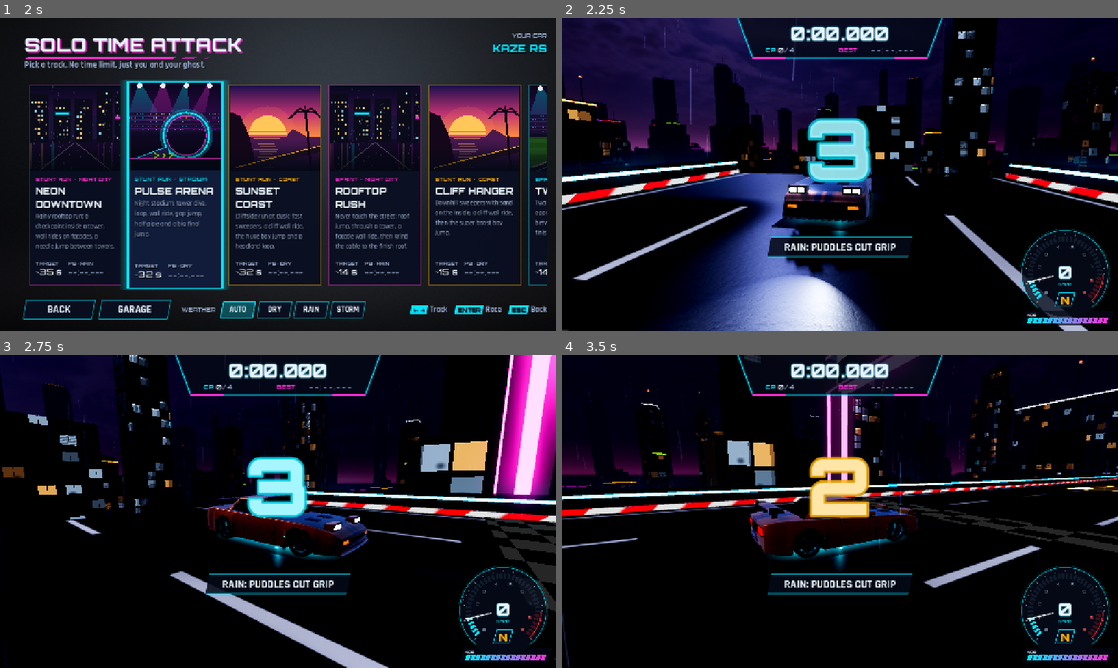
Above: before the commit, frames 1-4 (two rows, left to right).
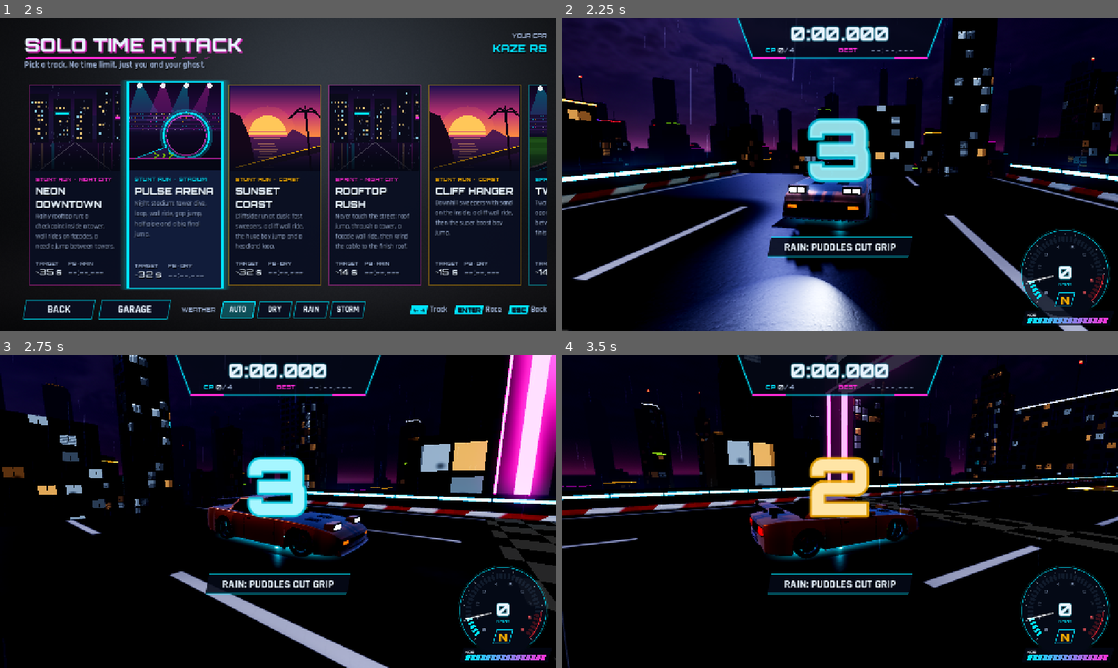
Above: after the commit, the same moments.

Repository: khanhonthetrack/speedfest
Game: Godot game, scene res://ui/main_menu.tscn
Two runs of this game, one before a commit and one after it. Both use one fixed random seed, a clock stepped at 60 frames per second and the inputs below.
Inputs (mouse positions are in pixels of both pictures, inside the frame that each line leads up to):
- Up to frame 1 (2 s): tap Enter at 0.5 s; move the mouse to (400, 158) at 0.52 s; hold D (steer_right) 0.53-1.25 s; hold C (camera_cycle) 0.53-1.25 s; click (400, 158) at 0.67 s; click (127, 130) at 1.25 s
- Up to frame 2 (2.25 s): click (639, 183) at 2.02 s
- Up to frame 3 (2.75 s): no input
- Up to frame 4 (3.5 s): drag from (728, 527) to (812, 574) at 2.77 s

Frame 1 is identical in both runs. In frame 2, 1.5% of the frame differs, in the area x 0-100%, y 45-62%; in frame 3, 1.0%; in frame 4, 1.6%, in the area x 0-100%, y 39-62%.

Commit message:
look (M7 plan steps 6-7): painted, wet, retro-reflective curbs; chamfered LED barrier; real tunnel lighting
- track_stripes: lit paint instead of unshaded stickers (wetness gloss, worn paint, darker curb
  base, small self-glow: 0.1 PC / 0.35 web, 0.2/0.5 for jump hazards, retro-reflection toward the
  camera fading with distance). One shared material per kind and renderer/quality
  (TrackBuilder.stripe_material); Track.apply_weather makes them wet with the road.
- Road paint glow fades with distance (lines near the car pop, not to the horizon).
- Neon barrier: chamfered top (two highlight lines) and 2 m LED modules on the cyan strip
  (material neon_cyan_seam). Collision profile unchanged.
- Tunnels: discrete fixtures every 4 m (housing + lens) instead of two glowing strips, concrete
  ribs every 6 m, real downlight SpotLights every 8 m alternating sides (Forward+ from Medium),
  negative-density FogVolumes inside (High+), no fake sodium glow on Forward+; the web/Low fake
  light comes in pools every 8 m. Material cache keys include the quality.
- test_tracks 134/134, collision faces 20/20, road smooth 30/30, weather 73/73, scenery 45/45.

Co-Authored-By: Claude Opus 5.5 <noreply@anthropic.com>
Claude-Session: https://claude.ai/code/session_01CMDh9pTv1h5xawNJJ9eFH2

Diff:
--- a/game/shaders/road.gdshader
+++ b/game/shaders/road.gdshader
@@ -147,6 +147,9 @@
 	NORMAL_MAP = tex_n;
 	NORMAL_MAP_DEPTH = normal_depth;
 	EMISSION = edge_color.rgb * edge * edge_emission * (1.0 - curb_zone) + tech_glow * edge_emission * 0.5;
-	EMISSION += paint * paint_a * paint_glow;
-	EMISSION += tunnel_light.rgb * (0.16 + 0.6 * col) * tunnel_fake * in_tunnel * (1.0 - 0.4 * smoothstep(0.0, hw, ax));
+	// retro-reflective paint: lines near the car pop, far ones don't glow out to the horizon
+	EMISSION += paint * paint_a * paint_glow * (0.3 + 0.7 * 25.0 / (25.0 + length(VERTEX)));
+	// fake tunnel light (web, Low): pools under the fixtures every 8 m rather than an even glow
+	float pools = 0.4 + 0.6 * pow(0.5 + 0.5 * cos(6.2832 * UV.y / 8.0), 4.0);
+	EMISSION += tunnel_light.rgb * (0.16 + 0.6 * col) * tunnel_fake * in_tunnel * pools * (1.0 - 0.4 * smoothstep(0.0, hw, ax));
 }
--- a/game/shaders/track_neon.gdshader
+++ b/game/shaders/track_neon.gdshader
@@ -8,6 +8,7 @@
 uniform float checker = 0.0;
 uniform vec2 checker_scale = vec2(1.0, 1.0);
 uniform float unlit_mix = 1.0;
+uniform float seam_every = 0.0;   // > 0: LED modules of this length (m) along UV.y
 
 void fragment() {
 	vec3 c = color.rgb;
@@ -18,6 +19,10 @@
 		c = mix(vec3(0.03), c, k);
 		e = energy;
 	}
+	if (seam_every > 0.0) {
+		float sq = fract(UV.y / seam_every);
+		e *= mix(0.15, 1.0, smoothstep(0.0, 0.03, sq) * smoothstep(1.0, 0.97, sq));
+	}
 #if defined(RT)
 	ALBEDO = vec3(0.0);
 	EMISSION = c * e;
--- a/game/shaders/track_stripes.gdshader
+++ b/game/shaders/track_stripes.gdshader
@@ -1,20 +1,40 @@
 shader_type spatial;
-render_mode unshaded;
-// Diagonal hazard stripes (jump lips and landings). UV.x = meters across, UV.y = meters along.
+render_mode cull_disabled;
+// Diagonal stripes: road-edge curbs and jump lips/landings. UV.x = metres across, UV.y = metres along.
+// M7 look plan step 6: painted, not unshaded stickers. They take the scene's lights, get glossy
+// when wet, glow a little (self_lit, more on the web where there are few lights) and retro-reflect
+// toward the camera like road paint, strongest close by.
 
 uniform vec4 color_a : source_color = vec4(1.0, 0.75, 0.05, 1.0);
 uniform vec4 color_b : source_color = vec4(0.04, 0.04, 0.05, 1.0);
-uniform float energy = 1.4;
 uniform float stripe = 1.2;
+uniform float wetness = 0.0;
+uniform float self_lit = 0.1;
+uniform float retro = 0.5;
+uniform float profile_len = 0.0;   // > 0: darker at both ends of the profile (the curb's base)
+
+float h21(vec2 p) {
+	vec3 p3 = fract(vec3(p.xyx) * 0.1031);
+	p3 += dot(p3, p3.yzx + 33.33);
+	return fract((p3.x + p3.y) * p3.z);
+}
 
 void fragment() {
 	float k = fract((UV.x + UV.y) / stripe);
 	float aa = fwidth((UV.x + UV.y) / stripe) * 1.5;
 	float m = smoothstep(0.5 - aa, 0.5 + aa, k);
+	vec3 alb = mix(color_a.rgb, color_b.rgb, m);
+	alb *= 0.88 + 0.12 * h21(floor(UV * vec2(6.0, 3.0)));   // worn paint
+	if (profile_len > 0.0) {
+		alb *= mix(0.55, 1.0, smoothstep(0.0, 0.1, min(UV.x, profile_len - UV.x)));
+	}
+	ALBEDO = alb;
+	ROUGHNESS = mix(0.45, 0.12, wetness);
+	SPECULAR = 0.5;
 #if defined(RT)
-	ALBEDO = color_b.rgb * m;
-	EMISSION = color_a.rgb * energy * (1.0 - m);
+	EMISSION = alb * self_lit;
 #else
-	ALBEDO = mix(color_a.rgb * energy, color_b.rgb, m);
+	float facing = pow(clamp(dot(NORMAL, VIEW), 0.0, 1.0), 4.0);
+	EMISSION = alb * (self_lit + retro * facing * 25.0 / (25.0 + length(VERTEX)));
 #endif
 }
--- a/game/tracks/track.gd
+++ b/game/tracks/track.gd
@@ -601,7 +601,10 @@
 	var style: String = layout.get("wall_style", "concrete")
 	var road_mat := TrackBuilder.road_material(String(layout.get("road_style", style)), layout.get("wet", false))
 	var damp := NIGHT_DAMP if theme != "coast" and not Settings.is_compat() and Settings.quality >= 1 else 0.0
-	road_mat.set_shader_parameter("wetness", maxf(Weather.road_wetness(weather), damp))
+	var wet := maxf(Weather.road_wetness(weather), damp)
+	road_mat.set_shader_parameter("wetness", wet)
+	for sm in TrackBuilder.stripe_materials():    # curbs and jump stripes get wet with the road
+		sm.set_shader_parameter("wetness", wet)
 
 
 # ---------------------------------------------------------------- API
--- a/game/tracks/track_builder.gd
+++ b/game/tracks/track_builder.gd
@@ -660,7 +660,7 @@
 
 static func material(key: String) -> Material:
 	var compat := Settings.is_compat()
-	var ck := "%s_%s" % [key, compat]
+	var ck := "%s_%s_%d" % [key, compat, Settings.quality]   # some values depend on the quality
 	if _mat_cache.has(ck):
 		return _mat_cache[ck]
 	var m: Material
@@ -697,10 +697,11 @@
 			var s := StandardMaterial3D.new()
 			s.albedo_color = Color(0.36, 0.34, 0.32)
 			s.roughness = 0.8
-			# fake sodium bounce light (there are no real lights on web / low quality)
-			s.emission_enabled = true
+			# fake sodium bounce light where there are no real tunnel lights (web, Low); on Forward+
+			# from Medium the downlights in _build_tunnel light it for real (M7 look plan step 7)
+			s.emission_enabled = compat or Settings.quality < 1
 			s.emission = Color(1.0, 0.6, 0.3)
-			s.emission_energy_multiplier = 0.25 if (compat or Settings.quality < 2) else 0.08
+			s.emission_energy_multiplier = 0.25
 			m = s
 		"sidewalk":
 			var s := StandardMaterial3D.new()
@@ -735,7 +736,11 @@
 		if key.begins_with("neon_"):
 			var s := ShaderMaterial.new()
 			s.shader = load("res://shaders/track_neon.gdshader")
-			s.set_shader_parameter("color", _neon_color(key.substr(5)))
+			var cname := key.substr(5)
+			if cname.ends_with("_seam"):
+				cname = cname.trim_suffix("_seam")
+				s.set_shader_parameter("seam_every", 2.0)   # LED modules on the barrier strip
+			s.set_shader_parameter("color", _neon_color(cname))
 			s.set_shader_parameter("energy", 2.6 if compat else 3.2)
 			m = s
 		else:
@@ -819,7 +824,7 @@
 
 
 static func road_material(style: String, wet: bool) -> ShaderMaterial:
-	var ck := "road_%s_%s_%s" % [style, wet, Settings.is_compat()]
+	var ck := "road_%s_%s_%s_%d" % [style, wet, Settings.is_compat(), Settings.quality]
 	if _mat_cache.has(ck):
 		return _mat_cache[ck]
 	var s := ShaderMaterial.new()
@@ -847,7 +852,8 @@
 			s.set_shader_parameter("edge_emission", 0.0)
 			s.set_shader_parameter("center_mode", 1)
 			s.set_shader_parameter("lane_count", 3)
-	var fake := 1.0 if (Settings.is_compat() or Settings.quality < 2) else 0.3
+	# fake tunnel bounce only where the tunnels have no real downlights (web, Low)
+	var fake := 1.0 if (Settings.is_compat() or Settings.quality < 1) else 0.0
 	s.set_shader_parameter("tunnel_fake", 0.9 * fake)
 	s.set_shader_parameter("water_gloss", 0.0 if Settings.is_compat() else 1.0)
 	var ta := pbr_texture("asphalt", "albedo") if use_pbr() else null
@@ -860,6 +866,38 @@
 	s.set_shader_parameter("paint_glow", 0.5 if style == "concrete" else 0.15)
 	_mat_cache[ck] = s
 	return s
+
+
+## Painted stripes, one shared material per kind (curb, hazard, hazard_neon) and renderer/quality,
+## so Track.apply_weather() can make them wet with the road (M7 look plan step 6).
+static func stripe_material(kind: String) -> ShaderMaterial:
+	var ck := "stripes_%s_%s_%d" % [kind, Settings.is_compat(), Settings.quality]
+	if _mat_cache.has(ck):
+		return _mat_cache[ck]
+	var compat := Settings.is_compat()
+	var s := ShaderMaterial.new()
+	s.shader = load("res://shaders/track_stripes.gdshader")
+	match kind:
+		"curb":
+			s.set_shader_parameter("color_a", Color(0.75, 0.75, 0.75))
+			s.set_shader_parameter("color_b", Color(0.55, 0.03, 0.04))
+			s.set_shader_parameter("stripe", 2.4)
+			s.set_shader_parameter("profile_len", 1.34)
+			s.set_shader_parameter("self_lit", 0.35 if compat else 0.1)
+		_:
+			s.set_shader_parameter("color_a", Color(1.0, 0.15, 0.75) if kind == "hazard_neon" else Color(1.0, 0.75, 0.05))
+			s.set_shader_parameter("self_lit", 0.5 if compat else 0.2)    # a jump warning must stay readable
+	_mat_cache[ck] = s
+	return s
+
+
+## The stripe materials made so far (for wetness).
+static func stripe_materials() -> Array[ShaderMaterial]:
+	var out: Array[ShaderMaterial] = []
+	for k: String in _mat_cache:
+		if k.begins_with("stripes_"):
+			out.append(_mat_cache[k])
+	return out
 
 
 static func shader_material(path: String, params := {}) -> ShaderMaterial:
@@ -1000,12 +1038,11 @@
 		top.commit(mesh, road_mat)
 		sides.commit(mesh, side_mat)
 		loop_glow.commit(mesh, material(edge_key if platform else "neon_magenta"))
-		curbs.commit(mesh, shader_material("res://shaders/track_stripes.gdshader", {
-			"color_a": Color(0.95, 0.95, 0.95), "color_b": Color(0.85, 0.05, 0.08), "energy": 0.9, "stripe": 2.4}))
+		curbs.commit(mesh, stripe_material("curb"))
 		match ("neon" if platform else style):
 			"neon":
 				wall.commit(mesh, material("barrier_neon_body"))
-				neon.commit(mesh, material("neon_cyan"))
+				neon.commit(mesh, material("neon_cyan_seam"))
 			"guardrail":
 				wall.commit(mesh, material("metal"))
 			_:
@@ -1052,7 +1089,9 @@
 		var s := PackedVector2Array()
 		match style:
 			"neon":
-				p = PackedVector2Array([Vector2(o, -0.4), Vector2(o, 1.05), Vector2(o + 0.5, 1.05), Vector2(o + 0.5, -0.4)])
+				# chamfered top (M7 look plan step 6): the flat-shaded bevels catch the light as two lines
+				p = PackedVector2Array([Vector2(o, -0.4), Vector2(o, 0.94), Vector2(o + 0.06, 1.0), Vector2(o + 0.12, 1.05),
+					Vector2(o + 0.44, 1.05), Vector2(o + 0.5, 1.0), Vector2(o + 0.5, -0.4)])
 				s = PackedVector2Array([Vector2(o - 0.02, 0.72), Vector2(o - 0.02, 0.86)])
 			"guardrail":
 				p = PackedVector2Array([Vector2(o + 0.1, 0.45), Vector2(o + 0.04, 0.55), Vector2(o + 0.04, 0.7), Vector2(o + 0.1, 0.8), Vector2(o + 0.2, 0.8), Vector2(o + 0.2, 0.45)])
@@ -1141,8 +1180,6 @@
 	var frames: Array[Transform3D] = []
 	var inner: Array = []
 	var outer: Array = []
-	var lights_l: Array = []
-	var lights_r: Array = []
 	for d in ds:
 		frames.append(path.sample_transform(d))
 		var rw := path.width_at(d) * 0.5
@@ -1162,25 +1199,51 @@
 		inner.append(ip)
 		var oh := hw + 1.6
 		outer.append(PackedVector2Array([Vector2(-oh, -0.5), Vector2(-oh, 9.4), Vector2(oh, 9.4), Vector2(oh, -0.5)]))
-		var lx := hw * 0.45
-		lights_r.append(PackedVector2Array([Vector2(lx - 0.25, 7.62), Vector2(lx + 0.25, 7.58)]))
-		lights_l.append(PackedVector2Array([Vector2(-lx - 0.25, 7.58), Vector2(-lx + 0.25, 7.62)]))
 	# Inner profile is ordered right->left over the top, so its loft normals point inward; flip for outer.
 	var shell := Acc.new()
 	var lit := Acc.new()
+	var housings := Acc.new()
 	loft(shell, frames, ds, inner)
 	var outer_acc := Acc.new()
 	loft(outer_acc, frames, ds, outer)
-	# light strips face down: reverse order gives downward normals
-	var lr2: Array = []
-	var ll2: Array = []
-	for i in lights_r.size():
-		var a: PackedVector2Array = lights_r[i]
-		var b: PackedVector2Array = lights_l[i]
-		lr2.append(PackedVector2Array([a[1] - Vector2(0, 0.05), a[0] - Vector2(0, 0.05)]))
-		ll2.append(PackedVector2Array([b[1] - Vector2(0, 0.05), b[0] - Vector2(0, 0.05)]))
-	loft(lit, frames, ds, lr2)
-	loft(lit, frames, ds, ll2)
+	# M7 look plan step 7: discrete light fixtures every 4 m on both sides (housing + lens) instead
+	# of two continuous glowing strips, and concrete ribs every 6 m that catch the light
+	var fixture_d: Array[float] = []
+	var fd := d0 + 2.0
+	while fd < d1 - 1.0:
+		fixture_d.append(fd)
+		fd += 4.0
+	for d in fixture_d:
+		var f := path.sample_transform(d)
+		var lx := (path.width_at(d) * 0.5 + 1.2) * 0.45
+		for sx: float in [-1.0, 1.0]:
+			housings.box(Transform3D(f.basis, f * Vector3(sx * lx, 7.66, 0)), Vector3(0.5, 0.12, 1.3))
+			lit.box(Transform3D(f.basis, f * Vector3(sx * lx, 7.59, 0)), Vector3(0.42, 0.02, 1.2))
+	var rd := d0 + 3.0
+	while rd < d1 - 3.0:
+		var rds := PackedFloat32Array([rd - 0.25, rd, rd + 0.25])
+		var rframes: Array[Transform3D] = []
+		var rprof: Array = []
+		for i in 3:
+			rframes.append(path.sample_transform(rds[i]))
+			var rw2 := path.width_at(rds[i]) * 0.5
+			var hw2 := rw2 + 1.2
+			var rp := PackedVector2Array()
+			rp.append(Vector2(hw2, 0.3))
+			rp.append(Vector2(hw2, 5.0))
+			for k in range(1, 8):
+				var a := PI * k / 8.0
+				rp.append(Vector2(hw2 * cos(a), 5.0 + 3.2 * sin(a)))
+			rp.append(Vector2(-hw2, 5.0))
+			rp.append(Vector2(-hw2, 0.3))
+			if i == 1:
+				# the middle ring stands 0.2 m proud of the bore
+				var c := Vector2(0.0, 4.0)
+				for k in rp.size():
+					rp[k] = rp[k] + (c - rp[k]).normalized() * 0.2
+			rprof.append(rp)
+		loft(shell, rframes, rds, rprof)
+		rd += 6.0
 	# portals: faces between the outer box and the inner arch at both ends
 	for end in [0, 1]:
 		var i := 0 if end == 0 else frames.size() - 1
@@ -1214,24 +1277,57 @@
 	var mesh := ArrayMesh.new()
 	shell.commit(mesh, material("tunnel"))
 	outer_acc.commit(mesh, material("concrete") if style != "guardrail" else material("rock"))
-	lit.commit(mesh, material("neon_sodium"))
+	housings.commit(mesh, material("metal_dark"))
+	lit.commit(mesh, material("neon_white") if style != "guardrail" else material("neon_sodium"))
 	var mi := MeshInstance3D.new()
 	mi.name = "Tunnel"
 	mi.mesh = mesh
 	mi.cast_shadow = GeometryInstance3D.SHADOW_CASTING_SETTING_DOUBLE_SIDED
 	root.add_child(mi)
-	# A few real lights inside the tunnel when the budget allows (Forward+ only).
+	# Real downlights under every other fixture, alternating sides (Forward+ from Medium): pools
+	# with darker gaps and fixture reflections on the damp road, instead of uniform orange.
+	if not Settings.is_compat() and Settings.quality >= 1:
+		var k := 0
+		var ld := d0 + 2.0
+		while ld < d1 - 1.0:
+			var f := path.sample_transform(ld)
+			var sx := -1.0 if k % 2 == 0 else 1.0
+			var lx := (path.width_at(ld) * 0.5 + 1.2) * 0.45
+			var sl := SpotLight3D.new()
+			sl.name = "TunnelLight%d" % k
+			sl.light_color = Color(1.0, 0.92, 0.82) if style != "guardrail" else Color(1.0, 0.65, 0.3)
+			sl.light_energy = float(TestHooks.arg("tunnel_energy", 8.0))
+			sl.light_specular = 1.0
+			sl.light_volumetric_fog_energy = 0.3
+			sl.spot_attenuation = 0.8
+			sl.spot_range = 14.0       # the road is ~7.8 m below the fixture
+			sl.spot_angle = 60.0
+			sl.spot_angle_attenuation = 1.2
+			sl.shadow_enabled = false
+			sl.distance_fade_enabled = true
+			sl.distance_fade_begin = 80.0
+			sl.distance_fade_length = 30.0
+			var pos := f * Vector3(sx * lx, 7.5, 0)
+			var aim := (f.basis * Vector3(-sx * 0.27, -1.0, 0.0)).normalized()   # down, ~15 deg inward
+			sl.transform = Transform3D(Basis.looking_at(aim, f.basis.z), pos)
+			root.add_child(sl)
+			k += 1
+			ld += 8.0
+	# High+: clear the volumetric haze inside, so the downlights make pools instead of soup
 	if not Settings.is_compat() and Settings.quality >= 2:
-		var count := mini(6, int((d1 - d0) / 30.0))
-		for k in count:
-			var d := lerpf(d0, d1, (k + 0.5) / count)
-			var ol := OmniLight3D.new()
-			ol.light_color = Color(1.0, 0.65, 0.3)
-			ol.light_energy = 2.0
-			ol.omni_range = 16.0
-			ol.light_volumetric_fog_energy = 0.3
-			ol.position = path.sample_transform(d) * Vector3(0, 6.5, 0)
-			root.add_child(ol)
+		var seg := d0
+		while seg < d1 - 1.0:
+			var len := minf(20.0, d1 - seg)
+			var f := path.sample_transform(seg + len * 0.5)
+			var fv := FogVolume.new()
+			fv.shape = RenderingServer.FOG_VOLUME_SHAPE_BOX
+			fv.size = Vector3((path.width_at(seg) * 0.5 + 2.8) * 2.0, 9.0, len)
+			var fm := FogMaterial.new()
+			fm.density = -0.004
+			fv.material = fm
+			fv.transform = Transform3D(f.basis, f * Vector3(0, 4.5, 0))
+			root.add_child(fv)
+			seg += 20.0
 
 
 # ----------------------------------------------------------------- supports
@@ -1781,8 +1877,7 @@
 			var hw := path.width_at(d) * 0.5
 			bars.box(Transform3D(f.basis, f.origin + f.basis.y * -0.2), Vector3(hw * 2.0 + 0.1, 0.3, 0.25))
 	var mesh := ArrayMesh.new()
-	stripes.commit(mesh, shader_material("res://shaders/track_stripes.gdshader", {
-		"color_a": Color(1.0, 0.15, 0.75) if neon_style else Color(1.0, 0.75, 0.05)}))
+	stripes.commit(mesh, stripe_material("hazard_neon" if neon_style else "hazard"))
 	bars.commit(mesh, material("neon_magenta" if neon_style else "neon_amber"))
 	var mi := MeshInstance3D.new()
 	mi.name = "JumpDressing"
